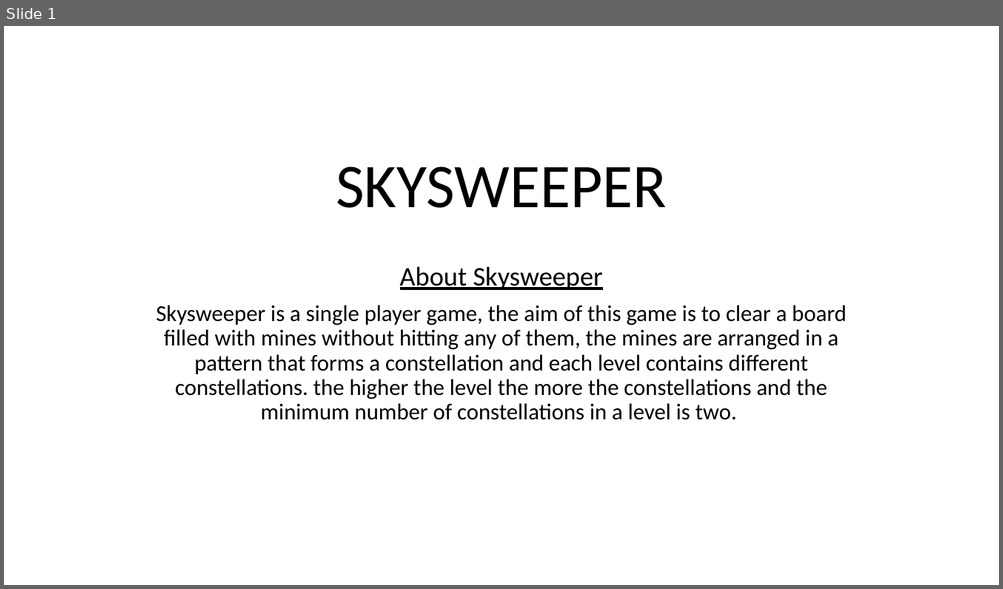
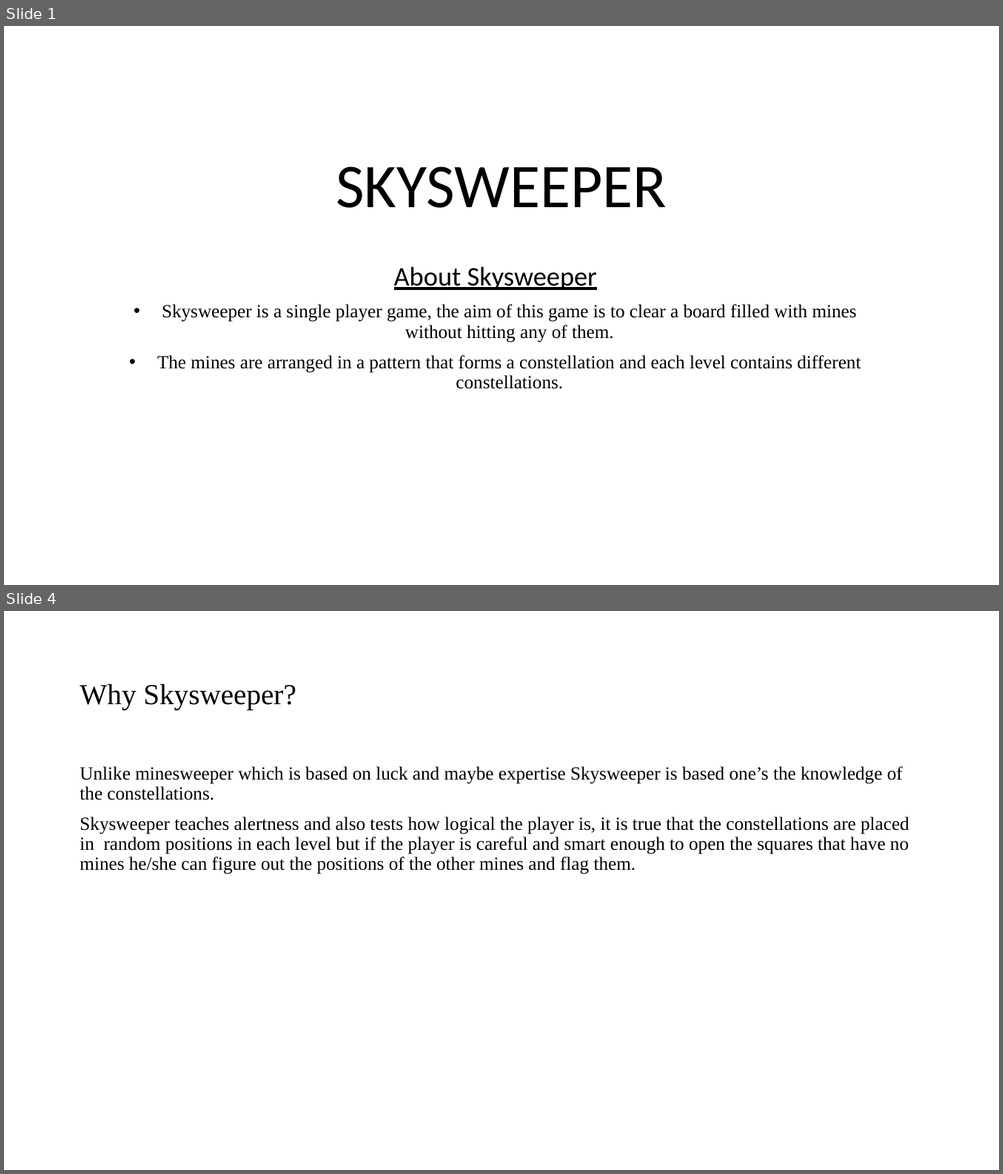
Before and after one commit to CRogers999/CSC-132-Minesweeper, a slide deck: SKYSWEEPER.pptx. Shown one above the other, each under a label of ours: slide 1 before the commit, slides 1 and 4 after it; the slides between them are not shown. The pictures are 1003x589 and 1003x1174 pixels, drawn with LibreOffice and Linux fonts; fonts in the diff are those of the drawing. Boxes give left, top, right and bottom in pixels: in the first picture for what was removed or moved away, otherwise in the second. Text is boxed around its words. In the diff, an @@ line names an element or a change of style, - is before the commit and + after.

```diff
--- a/SKYSWEEPER.pptx
+++ b/SKYSWEEPER.pptx
@@ slide 4 added at [4,611,999,1170], background #FFFFFF @@
@@ title added at [79,684,296,709], 28 pt, text #000000 @@
+Why Skysweeper?
@@ text added at [79,766,909,874], 18 pt, text #000000 @@
+Unlike minesweeper which is based on luck and maybe expertise Skysweeper is based one’s the knowledge of the constellations.
+Skysweeper teaches alertness and also tests how logical the player is, it is true that the constellations are placed in random positions in each level but if the player is careful and smart enough to open the squares that have no mines he/she can figure out the positions of the other mines and flag them.
@@ slide 1 changed as well @@
@@ subtitle at [157,304,860,389]: text changed; size 22 to 18 pt; font Calibri to Times New Roman @@
-Skysweeper is a single player game, the aim of this game is to clear a board filled with mines without hitting any of them, the mines are arranged in a pattern that forms a constellation and each level contains different constellations. the higher the level the more the constellations and the minimum number of constellations in a level is two.
+• Skysweeper is a single player game, the aim of this game is to clear a board filled with mines without hitting any of them.
+• The mines are arranged in a pattern that forms a constellation and each level contains different constellations.
```
Also in this commit, not shown: 1 other slide changed, 1 other slide added.
